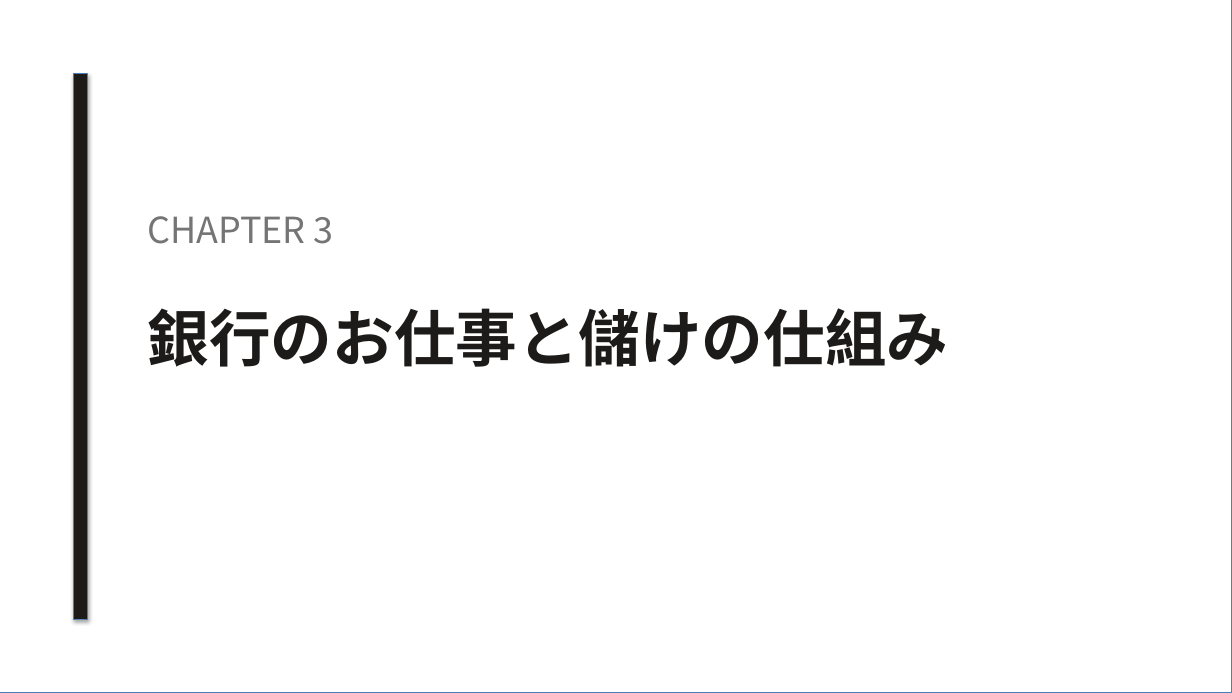
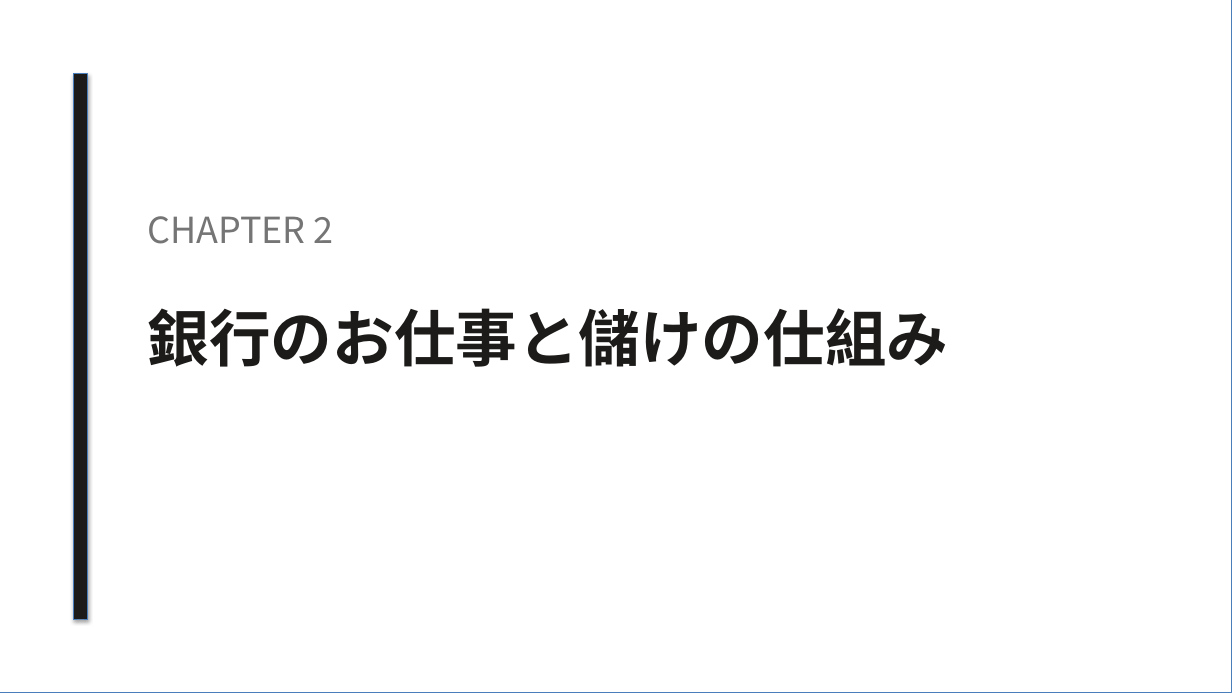
Before and after one commit to xilicrysta/bank-pptx, a slide deck: slide 7 of bank-normal/bank_normal_presentation.pptx. Drawn at 1232x693 pixels with LibreOffice and Linux fonts; fonts in the diff are those of the drawing. Boxes give left, top, right and bottom in pixels: in the first picture for what was removed or moved away, otherwise in the second. Text is boxed around its words. In the diff, an @@ line names an element or a change of style, - is before the commit and + after.

Commit message:
Fix CHAPTER numbering mismatch to align with Agenda (n)

```diff
--- a/bank-normal/bank_normal_presentation.pptx
+++ b/bank-normal/bank_normal_presentation.pptx
@@ text at (148,216,334,244): text changed @@
-CHAPTER 3
+CHAPTER 2
```
Also in this commit, not shown: 6 other slides changed, 1 other file.
